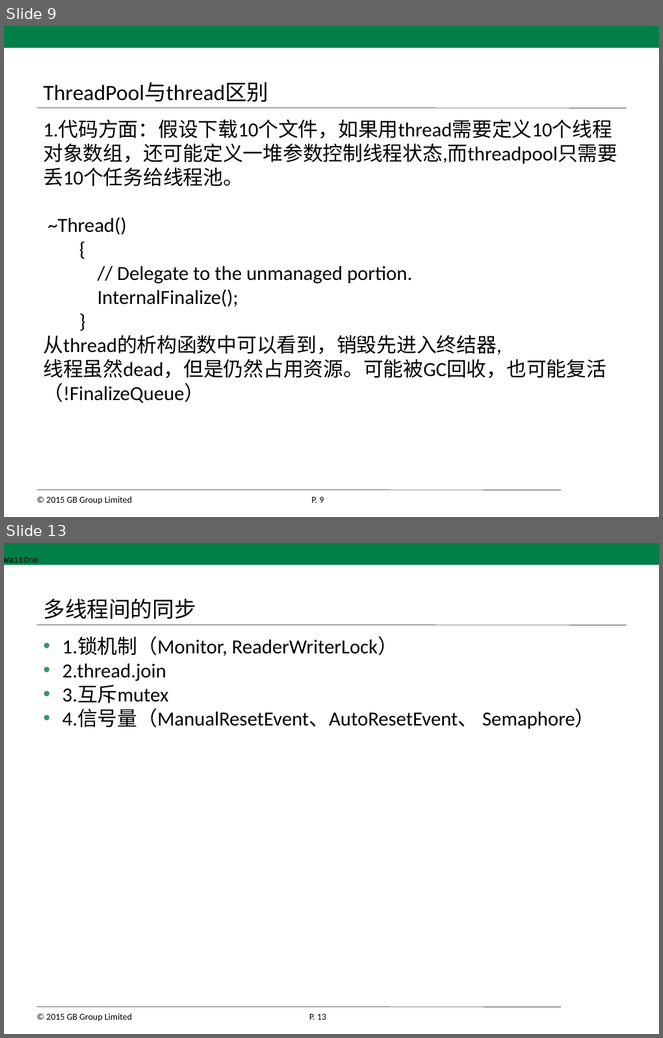
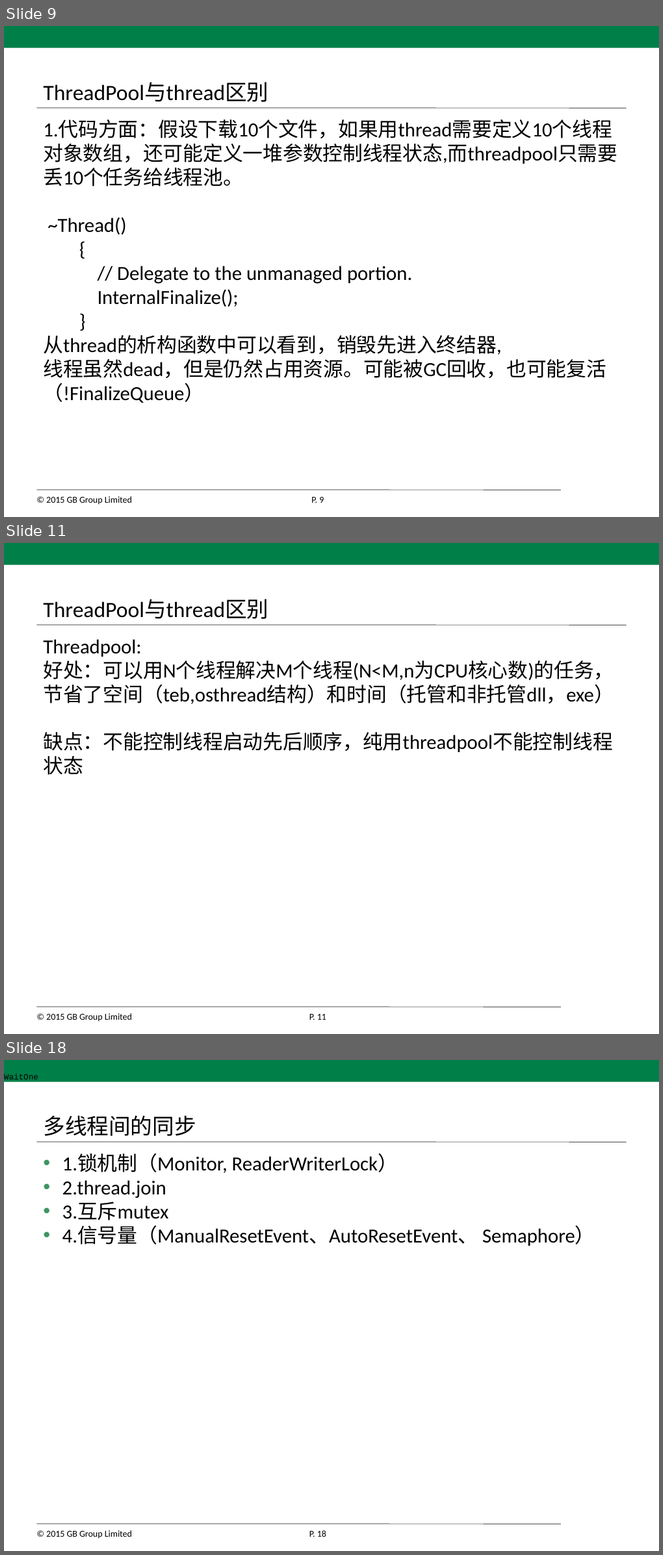
Before and after one commit to xiafeicn/AsyncProgram, a slide deck: 异步编程.pptx. Shown one above the other, each under a label of ours: slides 9 and 13 before the commit, slides 9, 11 and 18 after it; the slides between them are not shown. The pictures are 663x1038 and 663x1555 pixels, drawn with LibreOffice and Linux fonts; fonts in the diff are those of the drawing; background and template pictures are left out. Boxes give left, top, right and bottom in pixels: in the first picture for what was removed or moved away, otherwise in the second. Text is boxed around its words. In the diff, an @@ line names an element or a change of style, - is before the commit and + after.

Commit message:
多线程

```diff
--- a/异步编程.pptx
+++ b/异步编程.pptx
@@ slide 11 added at bbox=[4, 543, 659, 1034], background #FFFFFF; not listed: 5 template elements that a slide beside it also shows @@
@@ title added at bbox=[43, 599, 269, 619], 24 pt, text #000000 @@
+ThreadPool与thread区别
@@ text added at bbox=[43, 639, 614, 752], 22 pt, text #000000 @@
+Threadpool:
+好处：可以用N个线程解决M个线程(N<M,n为CPU核心数)的任务，节省了空间（teb,osthread结构）和时间（托管和非托管dll，exe）
+缺点：不能控制线程启动先后顺序，纯用threadpool不能控制线程状态
@@ what was slide 13 is now slide 18 @@
@@ page number at bbox=[310, 1531, 326, 1537]: text changed @@
-P. 13
+P. 18
```
Also in this commit, not shown: 4 slides changed, 4 other slides added, 31 other files.
